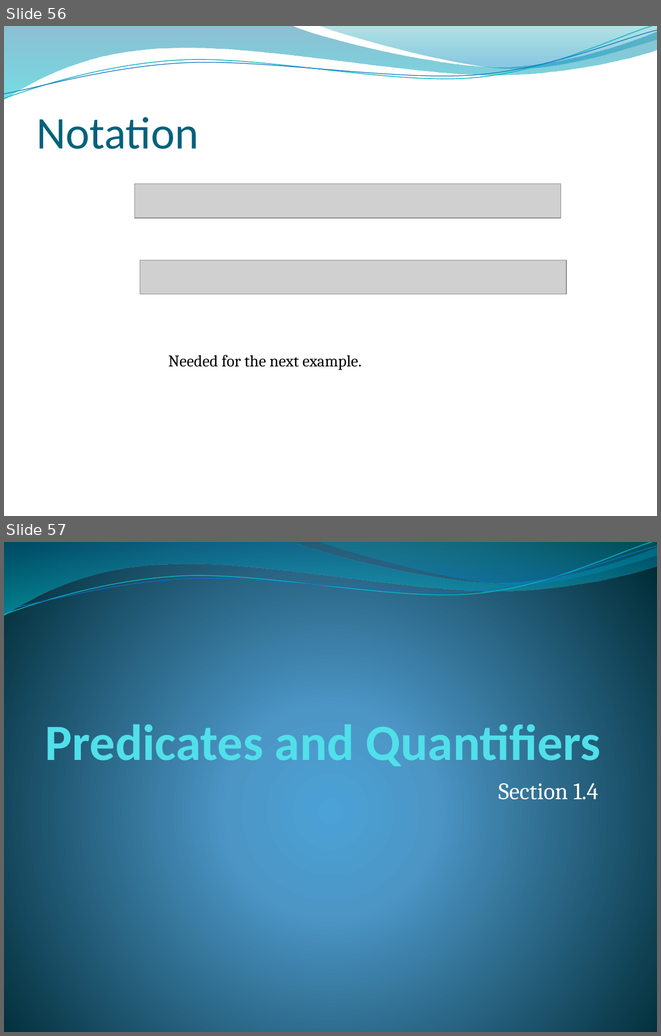
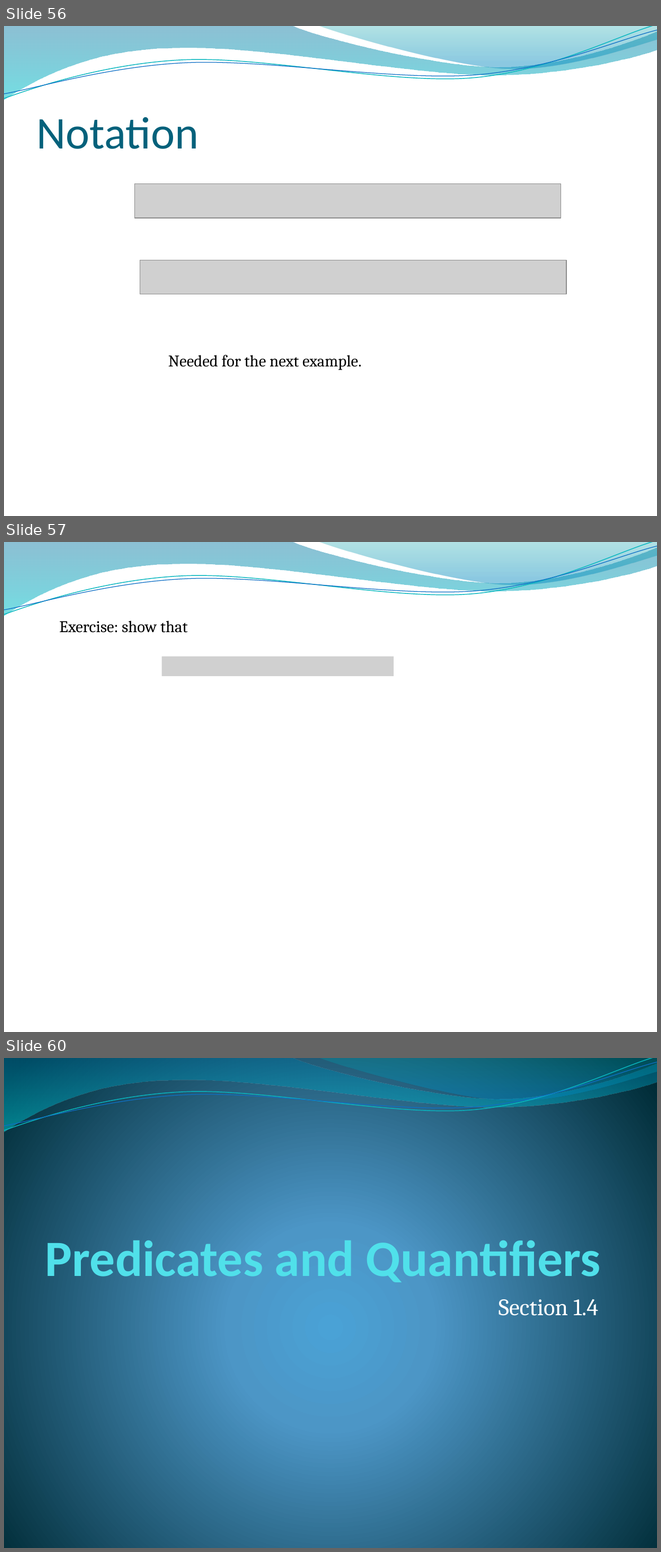
Before and after one commit to lin-chen-GA/lin-chen-GA.github.io, a slide deck: cs2620/slides/cs2620_notes1.pptx. Shown one above the other, each under a label of ours: slides 56 and 57 before the commit, slides 56, 57 and 60 after it; the slides between them are not shown. The pictures are 661x1036 and 661x1552 pixels, drawn with LibreOffice and Linux fonts; fonts in the diff are those of the drawing; grey boxes stand for pictures; background and template pictures are left out. Boxes give left, top, right and bottom in pixels: in the first picture for what was removed or moved away, otherwise in the second. Text is boxed around its words. In the diff, an @@ line names an element or a change of style, - is before the commit and + after.

```diff
--- a/cs2620/slides/cs2620_notes1.pptx
+++ b/cs2620/slides/cs2620_notes1.pptx
@@ slide 57 added at [4, 542, 657, 1032], background picture (left out); not listed: 4 template elements that a slide beside it also shows @@
@@ text added at [59, 620, 187, 633], 18 pt, text #000000 @@
+Exercise: show that
@@ picture added at [162, 656, 394, 676] @@
@@ what was slide 57 is now slide 60 @@
```
Also in this commit, not shown: 7 slides changed, 9 other slides added, 2 other files.
